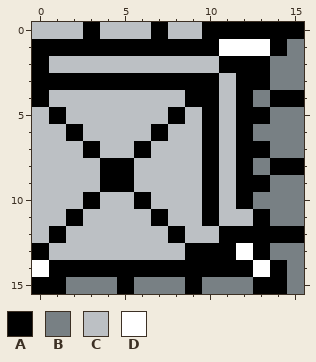
File history of a pixel-art sprite, Assets/Data/Images/Tilesets/City/8.png. This is how it looked before the edit.
The file is 16x16 pixels.
Palette (. is transparent): A #000000  B #788084  C #bcc0c4  D #ffffff
Pixels before, first column x 0:
 0 CCCACCCACCAAAAAA
 1 AAAAAAAAAAADDDAB
 2 ACCCCCCCCCCAAABB
 3 AAAAAAAAAAACAABB
 4 ACCCCCCCCAACABAA
 5 CACCCCCCACACAABB
 6 CCACCCCACCACABBB
 7 CCCACCACCCACAABB
 8 CCCCAACCCCACABAA
 9 CCCCAACCCCACAABB
10 CCCACCACCCACABBB
11 CCACCCCACCACCABB
12 CACCCCCCACCAAAAA
13 ACCCCCCCCAAADABB
14 DAAAAAAAAAAAADAB
15 AABBBABBBABBBAAB
Once edited:
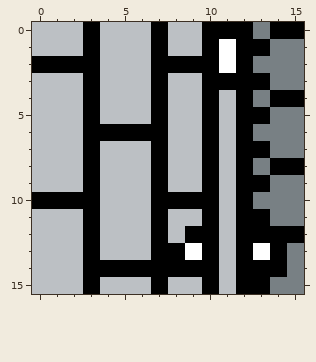
Change:
Changed rows in their new state; - is an unchanged pixel.
first column x 0:
 0 -------------B-
 1 CCC-CCC-CC--AAB
 2 -AAA---AAAAD-B-
 3 CCC-CCC-CC-A---
 4 C--A---A-C-----
 5 -C-A---AC------
 6 --CAAAA--------
 7 ------CA-------
 8 ---ACC-A-------
 9 ---ACC-A-------
10 AAA---CAAA-----
11 --CA--------A--
12 -C-A---ACAAC---
13 C--A---AAD-CADA
14 CCC--------C-A-
15 CCCACCCACCACA-B
Pixel boxes of the changes (left, top, right, bottom) in both pictures:
changed: (32, 22, 287, 294)
